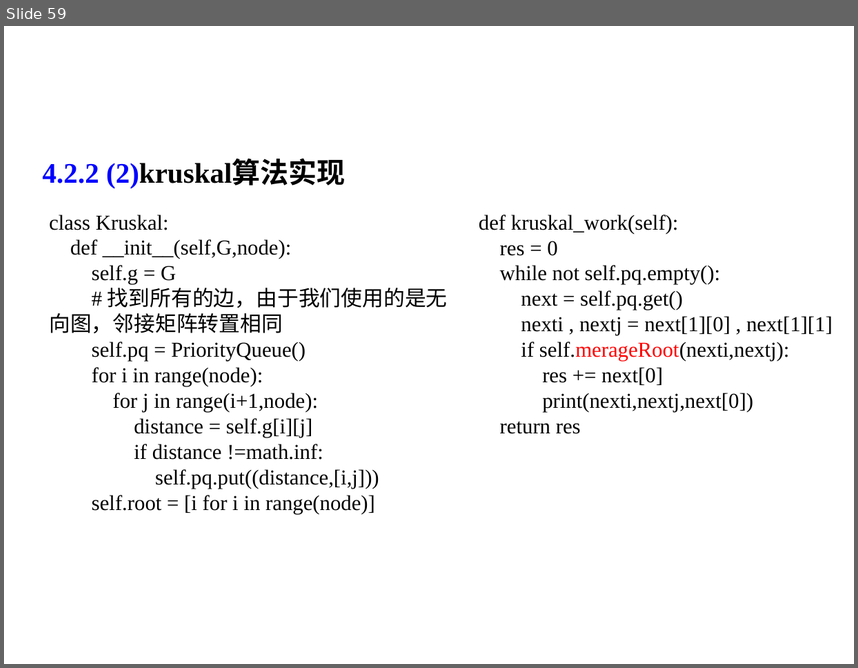
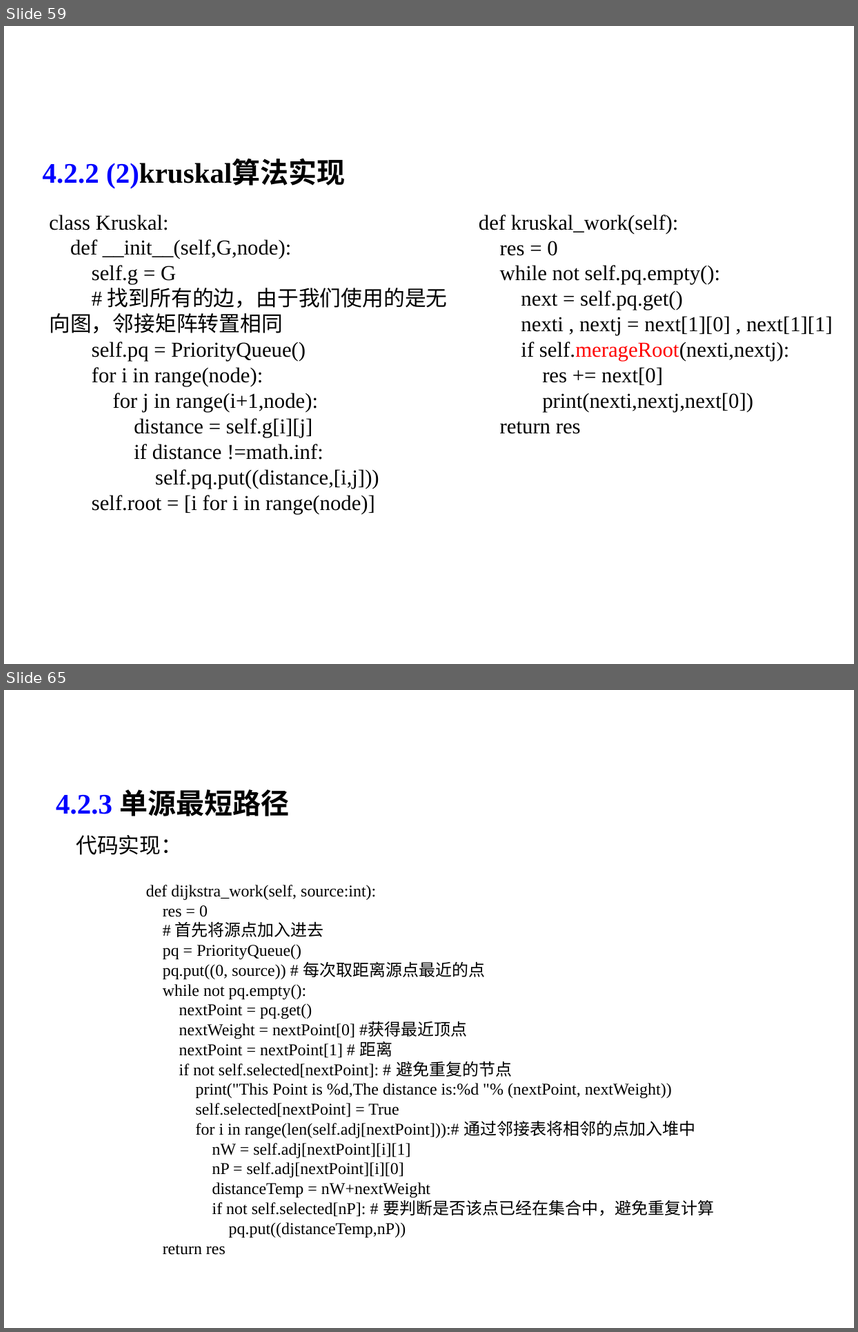
Before and after one commit to liutongling/DP, a slide deck: file/第4章 贪心法.pptx. Shown one above the other, each under a label of ours: slide 59 before the commit, slides 59 and 65 after it; the slides between them are not shown. The pictures are 858x668 and 858x1332 pixels, drawn with LibreOffice and Linux fonts; fonts in the diff are those of the drawing; background and template pictures are left out. Boxes give left, top, right and bottom in pixels: in the first picture for what was removed or moved away, otherwise in the second. Text is boxed around its words. In the diff, an @@ line names an element or a change of style, - is before the commit and + after.

Commit message:
完成第四章内容，使用优先队列+邻接表实现dijsktra算法

```diff
--- a/file/第4章 贪心法.pptx
+++ b/file/第4章 贪心法.pptx
@@ slide 65 added at <box>4,690,854,1328</box>, background #FFFFFF @@
@@ text added at <box>56,789,289,816</box>, 24 pt, text #000000, bold @@
+4.2.3 单源最短路径
@@ text added at <box>76,835,182,855</box>, 18 pt, text #000000 @@
+代码实现：
@@ text added at <box>146,885,715,1254</box>, 14 pt, text #000000 @@
+def dijkstra_work(self, source:int):
+res = 0
+# 首先将源点加入进去
+pq = PriorityQueue()
+pq.put((0, source)) # 每次取距离源点最近的点
+while not pq.empty():
+nextPoint = pq.get()
+nextWeight = nextPoint[0] #获得最近顶点
+nextPoint = nextPoint[1] # 距离
+if not self.selected[nextPoint]: # 避免重复的节点
+print("This Point is %d,The distance is:%d "% (nextPoint, nextWeight))
+self.selected[nextPoint] = True
+for i in range(len(self.adj[nextPoint])):# 通过邻接表将相邻的点加入堆中
+nW = self.adj[nextPoint][i][1]
+nP = self.adj[nextPoint][i][0]
+distanceTemp = nW+nextWeight
+if not self.selected[nP]: # 要判断是否该点已经在集合中，避免重复计算
+pq.put((distanceTemp,nP))
+return res
```
Also in this commit, not shown: 4 slides changed, 1 other slide added, 12 slides removed, 2 other files.
